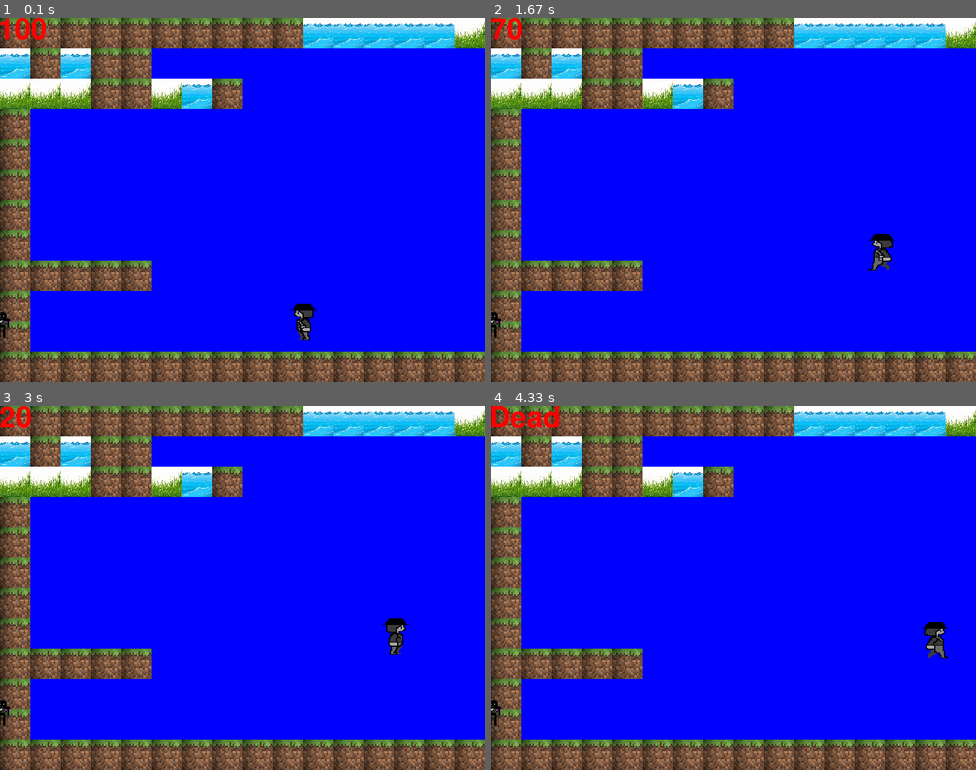
Above: before the commit, frames 1-4 (two rows, left to right).
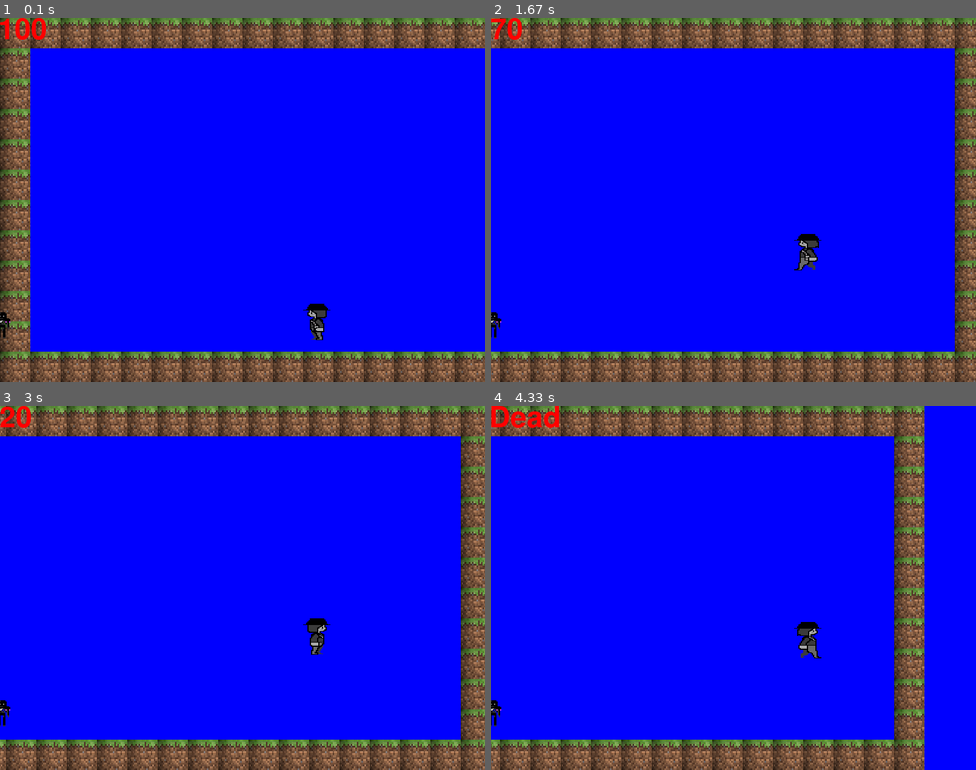
Above: after the commit, the same moments.

Repository: mars-c0de/fallen_apart_game
Game: pygame game, started from TestGen.py
Two runs of this game, one before a commit and one after it. Both use one fixed random seed, a clock stepped at 60 frames per second and the inputs below.
Inputs:
- Up to frame 1 (0.1 s): no input
- Up to frame 2 (1.67 s): hold D 0.33-0.8 s; hold D 0.83-1.3 s; tap Space at 0.9, 1.2, 1.4 s; hold A from 1.33 s (still down)
- Up to frame 3 (3 s): tap Space at 1.7, 1.97, 2.27, 2.4, 2.7 s; release A at 1.87 s; hold A 1.9-2.3 s; hold D 2.33-2.97 s
- Up to frame 4 (4.33 s): hold A 3-3.47 s; tap Space at 3.07, 3.37, 3.57, 3.87, 4.07 s; hold D 3.5-3.97 s; hold D from 4 s (still down)

The runs differ from the first frame. In frame 1, 13% of the frame differs, in the area x 0-100%, y 0-89%; in frame 2, 29%; in frame 3, 29%; in frame 4, 30%, in the area x 0-100%, y 0-100%.

Commit message:
world moving

Diff:
--- a/TestGen.py
+++ b/TestGen.py
@@ -15,18 +15,18 @@
 #0 = minecraft grass, 1 = water, 2 = blades of grass
 
 world_data = [
-    [0,0,0,0,0,0,0,0,0,0,1,1,1,1,1,2],
-    [1,0,1,0,0],
-    [2,2,2,0,0,2,1,0],
-    [0],
-    [0],
-    [0],
-    [0],
-    [0],
-    [0,0,0,0,0],
-    [0],
-    [0],
-    [0,0,0,0,0,0,0,0,0,0,0,0,0,0,0,0]
+    [0,0,0,0,0,0,0,0,0,0,0,0,0,0,0,0,0,0,0,0],
+    [0,3,3,3,3,3,3,3,3,3,3,3,3,3,3,3,3,3,3,0],
+    [0,3,3,3,3,3,3,3,3,3,3,3,3,3,3,3,3,3,3,0],
+    [0,3,3,3,3,3,3,3,3,3,3,3,3,3,3,3,3,3,3,0],
+    [0,3,3,3,3,3,3,3,3,3,3,3,3,3,3,3,3,3,3,0],
+    [0,3,3,3,3,3,3,3,3,3,3,3,3,3,3,3,3,3,3,0],
+    [0,3,3,3,3,3,3,3,3,3,3,3,3,3,3,3,3,3,3,0],
+    [0,3,3,3,3,3,3,3,3,3,3,3,3,3,3,3,3,3,3,0],
+    [0,3,3,3,3,3,3,3,3,3,3,3,3,3,3,3,3,3,3,0],
+    [0,3,3,3,3,3,3,3,3,3,3,3,3,3,3,3,3,3,3,0],
+    [0,3,3,3,3,3,3,3,3,3,3,3,3,3,3,3,3,3,3,0],
+    [0,0,0,0,0,0,0,0,0,0,0,0,0,0,0,0,0,0,0,0]
 ]
 
 world = World.World()
@@ -49,7 +49,7 @@
 
     screen.fill("blue")
     #each time we run, we empty the screen with "fill",  then run the draw() method of class instance World()
-    world.draw()
+    world.draw(play.movex, dt)
     #the draw method runs the update() method (empty) and .draw() method of 2 sprite groups: damage_group and decoration_group
     #see world for more info
 
@@ -75,12 +75,12 @@
             elif tile[1].collidepoint(play.hitbox.midleft[0],play.hitbox.midleft[1]):
                 play.hitbox.x = tile[1].midright[0]
                 play.collisionxl = True
-                play.movex = 0
+                play.movex = 2
                 break
             elif tile[1].collidepoint(play.hitbox.midright[0],play.hitbox.midright[1]):
                 play.hitbox.x = tile[1].midleft[0] - play.hitbox.width
                 play.collisionxr = True
-                play.movex = 0
+                play.movex = 2
                 break
             elif tile[1].collidepoint(play.hitbox.midbottom[0],play.hitbox.midbottom[1]):
                 play.hitbox.y = tile[1].midtop[1] - play.hitbox.height
@@ -107,11 +107,11 @@
             if event.key == pygame.K_a:
                 play.player_ani.direction(0)
                 if not play.collisionxl:
-                    play.movex = -1 * play.speed
+                    play.movex = 1
             if event.key == pygame.K_d:
                 play.player_ani.direction(1)
                 if not play.collisionxr:
-                    play.movex = 1 * play.speed
+                    play.movex = -1
             if event.key == pygame.K_SPACE:
                 if play.collisionyd == True:
                     play.velocity = -10
@@ -124,9 +124,9 @@
                 run = False
         if event.type == pygame.KEYUP:
             if event.key == pygame.K_a:
-                play.movex = 0
+                play.movex = 2
             if event.key == pygame.K_d:
-                play.movex = 0
+                play.movex = 2
     play.update(dt)
     en.update()
     pygame.display.update()
--- a/World.py
+++ b/World.py
@@ -29,7 +29,7 @@
             #row represents the entire nested list AKA row
             for x, tile in enumerate(row):
                 #x represents which position in the row it is, tile represents the actual value of that item
-                if tile >= 0:
+                if tile >= 0 and tile != 3:
                     img = img_list[tile]
                     #acceess the image corresponding to index tile, as defined above
                     img_rect = img.get_rect()
@@ -53,7 +53,36 @@
                         #if the value is 2, create a Decoration() at the given position & add to sprite group
 
 
-    def draw(self):
+    def draw(self, move, dt):
+        #print(self.obstacle_list[0][1].x)
+        if move == 1 and self.obstacle_list[0][1].x < 450:
+            dx = 5
+            for sprite in self.damage_group:
+                if sprite.rect.x < 0 and sprite.rect.x + dx > 0:
+                    sprite.rect.x = 0
+                sprite.rect.x += dx
+            for sprite in self.decoration_group:
+                if sprite.rect.x < 0 and sprite.rect.x + dx > 0:
+                    sprite.rect.x = 0
+                sprite.rect.x += dx
+            for tile in self.obstacle_list:
+                if tile[1].x < 0 and tile[1].x + dx > 0:
+                    tile[1].x = 0
+                tile[1].x += dx
+        if move == -1:
+            dx = -5
+            for sprite in self.damage_group:
+                if sprite.rect.x > 0 and sprite.rect.x + dx < 0:
+                    sprite.rect.x = 0
+                sprite.rect.x += dx
+            for sprite in self.decoration_group:
+                if sprite.rect.x > 0 and sprite.rect.x + dx < 0:
+                    sprite.rect.x = 0
+                sprite.rect.x += dx
+            for tile in self.obstacle_list:
+                if tile[1].x > 0 and tile[1].x + dx < 0:
+                    tile[1].x = 0
+                tile[1].x += dx
         for tile in self.obstacle_list:
             screen.blit(tile[0],tile[1])
         self.damage_group.update()
--- a/players.py
+++ b/players.py
@@ -23,7 +23,7 @@
         self.hitbox.center = (self.spawn_x, self.spawn_y)
 
         #variables to control movement
-        self.movex=0
+        self.movex=2
         self.movey=0
         self.speed=4
         self.time = 0
@@ -60,9 +60,11 @@
             self.spawn_y = self.hitbox.centery
             self.collisionyd = True
 
-        self.hitbox.move_ip(self.movex,self.movey)
+        if self.hitbox.x != 500:
+            self.hitbox.x = 500
+        self.hitbox.move_ip(0,self.movey)
 
-        if(self.movex != 0):
+        if(self.movex != 2):
             self.screen.blit(self.player_ani.next_frame(dt), self.hitbox)
         else:
             self.screen.blit(self.player_ani.frame, self.hitbox)
